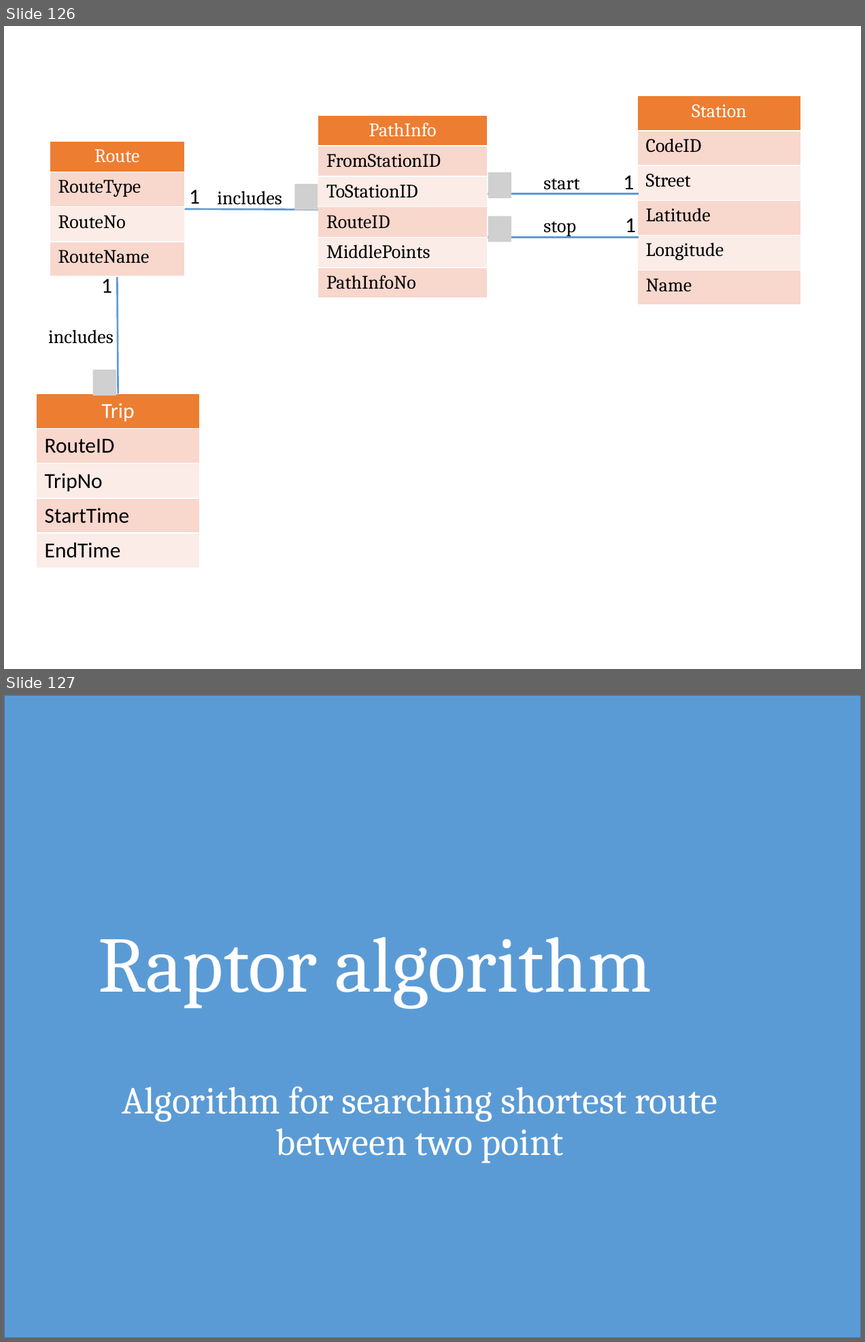
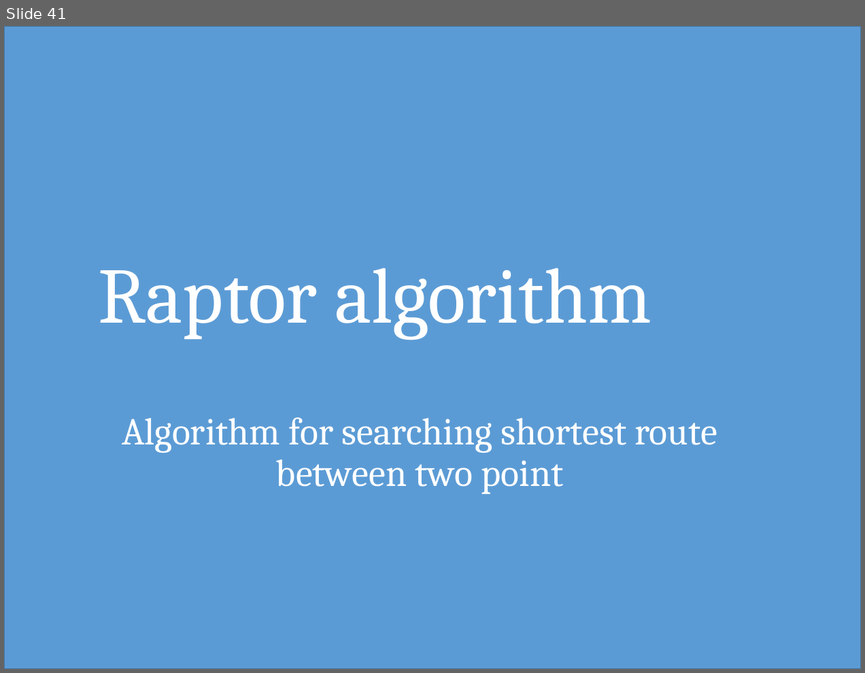
Before and after one commit to hqt/street-router, a slide deck: Document/presentation/full presentation.pptx. Shown one above the other, each under a label of ours: slides 126 and 127 before the commit, slide 41 after it. The pictures are 865x1342 and 865x673 pixels, drawn with LibreOffice and Linux fonts; fonts in the diff are those of the drawing; grey boxes stand for pictures. Boxes give left, top, right and bottom in pixels: in the first picture for what was removed or moved away, otherwise in the second. Text is boxed around its words. In the diff, an @@ line names an element or a change of style, - is before the commit and + after.

```diff
--- a/Document/presentation/full presentation.pptx
+++ b/Document/presentation/full presentation.pptx
@@ slide 126 removed at bbox=[4, 26, 861, 669], background #FFFFFF @@
@@ table removed at bbox=[637, 95, 801, 305], 6 rows, 1 columns @@
-Station
-CodeID
-Street
-Latitude
-Longitude
-Name
@@ table removed at bbox=[317, 115, 487, 303], 6 rows, 1 columns @@
-PathInfo
-FromStationID
-ToStationID
-RouteID
-MiddlePoints
-PathInfoNo
@@ table removed at bbox=[50, 141, 185, 277], 4 rows, 1 columns @@
-Route
-RouteType
-RouteNo
-RouteName
@@ picture removed at bbox=[294, 184, 317, 210] @@
@@ picture removed at bbox=[488, 172, 511, 198] @@
@@ text removed at bbox=[543, 178, 579, 193] @@
-start
@@ text removed at bbox=[623, 175, 634, 195] @@
-1
@@ line removed from (185, 208) to (317, 210) @@
@@ text removed at bbox=[189, 189, 200, 209] @@
-1
@@ text removed at bbox=[217, 191, 282, 205] @@
-includes
@@ line removed from (487, 194) to (639, 194) @@
@@ picture removed at bbox=[488, 216, 511, 242] @@
@@ text removed at bbox=[543, 221, 576, 237] @@
-stop
@@ text removed at bbox=[625, 218, 636, 237] @@
-1
@@ line removed from (487, 237) to (639, 237) @@
@@ text removed at bbox=[101, 274, 112, 293] @@
-1
@@ line removed from (117, 277) to (118, 394) @@
@@ text removed at bbox=[48, 329, 113, 344] @@
-includes
@@ picture removed at bbox=[93, 369, 116, 395] @@
@@ table removed at bbox=[36, 394, 199, 567], 5 rows, 1 columns @@
-Trip
-RouteID
-TripNo
-StartTime
-EndTime
@@ what was slide 127 is now slide 41 @@
```
Also in this commit, not shown: 1 slide changed, 66 slides added, 43 other slides removed, 21 other files.
